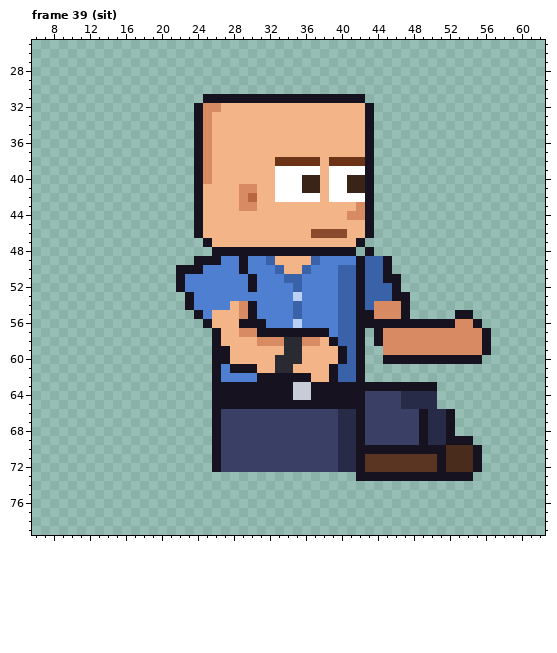
File history of a pixel-art file, sprites/custom/custom_intern_bald_right_anim.aseprite. Above is the file before it was changed.
64x80 pixels, 129 frames. Shown: frame 39 (sit): x 6..62, y 25..79. The old version is drawn lined up with the new one. The commit also changed other frames, which this record leaves out.
And afterwards:
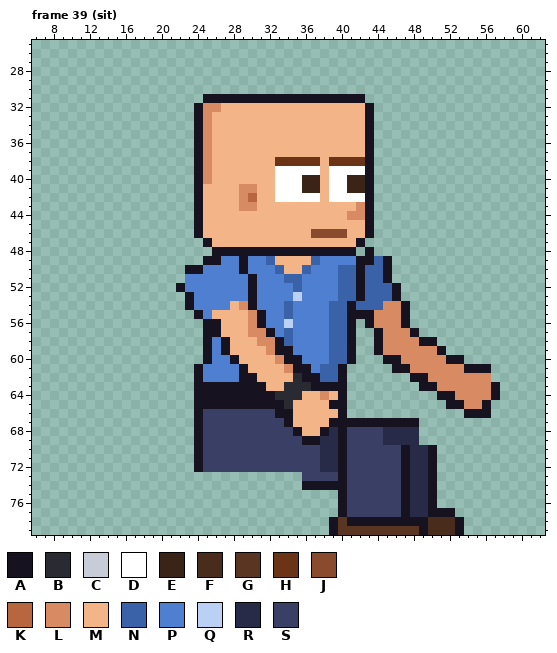
Palette (. is transparent): A #17121f  B #2a2a33  C #c8ccd8  D #ffffff  E #3a2418  F #4a2c1c  G #5a3522  H #6b3416  J #8a4a2e  K #b8663f  L #d88a62  M #f3b488  N #3a62a8  P #4f7fd0  Q #bbd0f5  R #272b48  S #3a3f66
Changes in this commit:
whole drawing moved by +2,-6 (the old picture is shown already moved)
Frame 39 (sit):
y 49: x 24 A -> .; x 43 N -> A
y 50: x 22 A -> .
y 51: x 22 A -> .; x 46 A -> .
y 53: x 30 P -> A; x 47 A -> .
y 54: x 34..35 PN -> NP; x 39 P -> N; x 41..42 NA -> AN; x 44 L -> N
y 55: x 29..31 LAP -> MLA; x 34..35 PN -> NP; x 39 P -> N; x 41 N -> A; x 53..54 AA -> ..
y 56: x 26 M -> A; x 29..30 AA -> ML; x 34..35 PQ -> QP; x 39 P -> N; x 41..42 NA -> A.; x 44..46 AAA -> LLL; x 48..55 AAAAALLA -> ........
y 57: x 25 . -> A; x 29 L -> M; x 31 A -> L; x 33..39 AAAAAAP -> PNPPPPN; x 41..42 NA -> A.; x 48..56 LLLLLLLLA -> A........
y 58: x 25..27 .AM -> APA; x 33..39 LBBLLMA -> ANPPPPN; x 41..42 NA -> A.; x 49..56 LLLLLLLA -> AA......
y 59: x 25..26 .A -> AP; x 32..42 MMBBMMMMANA -> LAAPPPPNNA.; x 44 . -> A; x 51..56 LLLLLA -> A.....
y 60: x 25..28 .AAM -> APPA; x 33..42 BBBMMMMANA -> LAAPPPNNA.; x 47..51 AAAAA -> LLLLL; x 54..55 AA -> ..
y 61: x 24..26 ..A -> APP; x 28 A -> P; x 30 A -> M; x 33..42 BBMMMMANNA -> MLAAPNNA..; x 46..56 ........... -> AALLLLLLAAA
y 62: x 24..26 ..A -> APP; x 29..35 PPAAAAA -> AAMMMMB; x 37..42 MMANNA -> ANNA..; x 48..56 ......... -> AALLLLLLL
y 63: x 24..25 .. -> AA; x 32..36 AAACC -> MMBBB; x 41..48 AAAAAAAA -> ........; x 51..57 ....... -> LLLLLLA
y 64: x 24..25 .. -> AA; x 33..39 AACCAAA -> BBBMMLM; x 41..57 AASSSSRRRR....... -> ..........AALLLLA
y 65: x 24..25 .. -> AA; x 34..38 AAAAA -> BMMMM; x 41..50 AASSSSRRRR -> ..........; x 52..56 ..... -> AALLA
y 66: x 24..26 ..A -> ASS; x 33..52 SSSSSSSRRASSSSSSARRA -> AAMMMMMA............; x 54..56 ... -> AAA
y 67: x 24..26 ..A -> ASS; x 34..41 SSSSSSRR -> AMMMMAAA; x 43..52 SSSSSSARRA -> AAAAAA....
y 68: x 24..26 ..A -> ASS; x 35..42 SSSSSRRA -> AMMARASS; x 45..52 SSSSARRA -> RRRR....
y 69: x 24..26 ..A -> ASS; x 36..42 SSSSRRA -> AARRASS; x 45..54 SSSSARRAAA -> RRRR......
y 70: x 24..26 ..A -> ASS; x 38..46 SSRRAAAAA -> RRASSSSSS; x 48..49 AA -> RR; x 51..55 AFFFA -> .....
y 71..72: x 24..26 ..A -> ASS; x 38..55 SSRRAGGGGGGGGAFFFA -> RRASSSSSSARRA.....
y 73: x 36..46 ......AAAAA -> SSSSASSSSSS; x 48..49 AA -> RR; x 51..54 AAAA -> ....
y 74: x 36..50 ............... -> AAAAASSSSSSARRA
y 75..76: x 40..50 ........... -> ASSSSSSARRA
y 77: x 40..52 ............. -> ASSSSSSARRAAA
y 78: x 39..53 ............... -> AGAAAAAAAAAFFFA
y 79: x 39..53 ............... -> AGGGGGGGGGAFFFA
Boxes around the changes in both pictures, in picture pixels (x1, y1, x2, y2):
changed: (176, 256, 500, 535)
